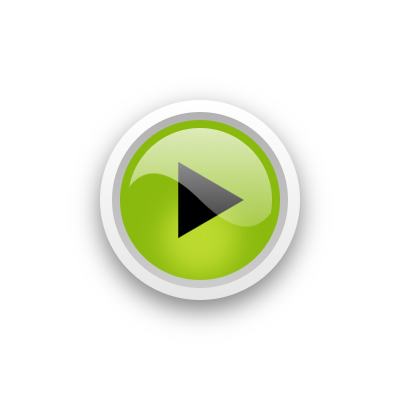
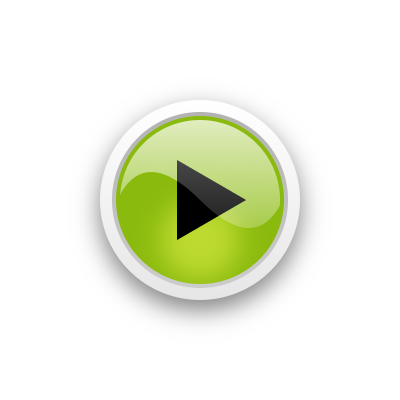
Before/after of a (400, 400) layered artwork. What changed in the layer stack:
hid group "Button Pushed" (8 layers) over (120, 120, 280, 280)
showed group "Button Normal" (8 layers) over (116, 116, 284, 284)
added layer "Play Overlay" (50%) in group "Button Normal" over (177, 160, 246, 240)
